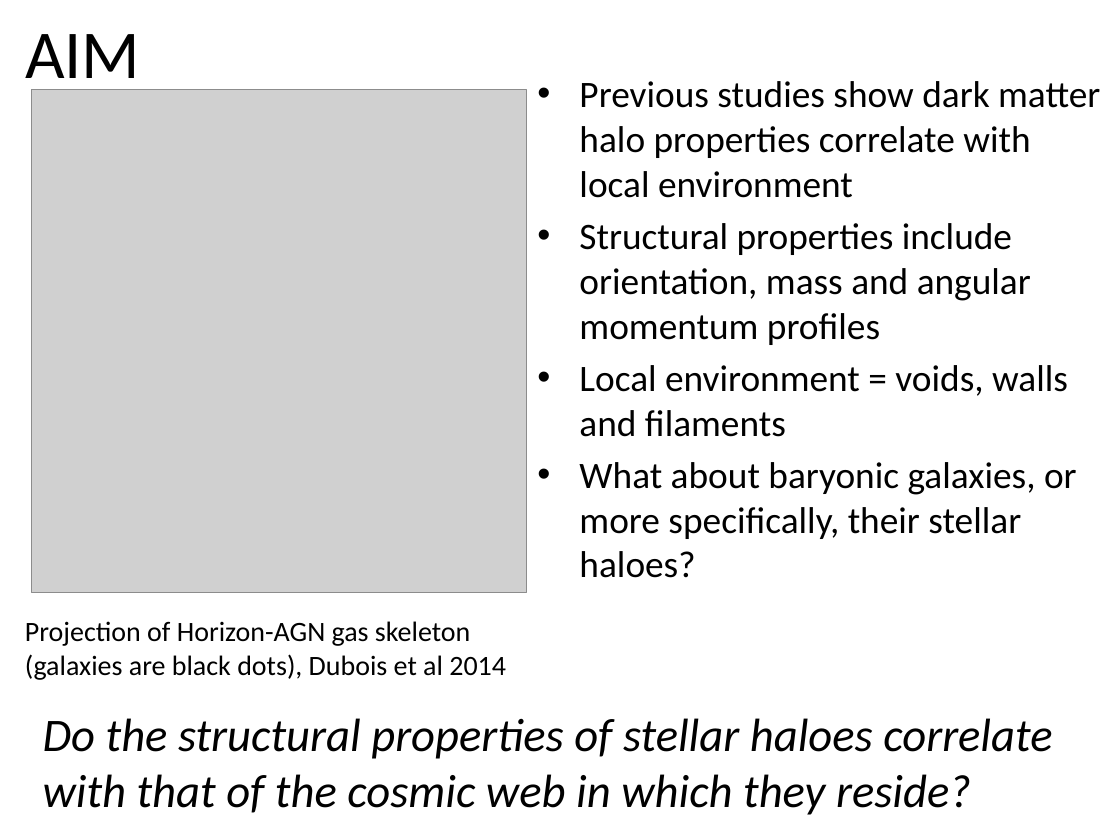
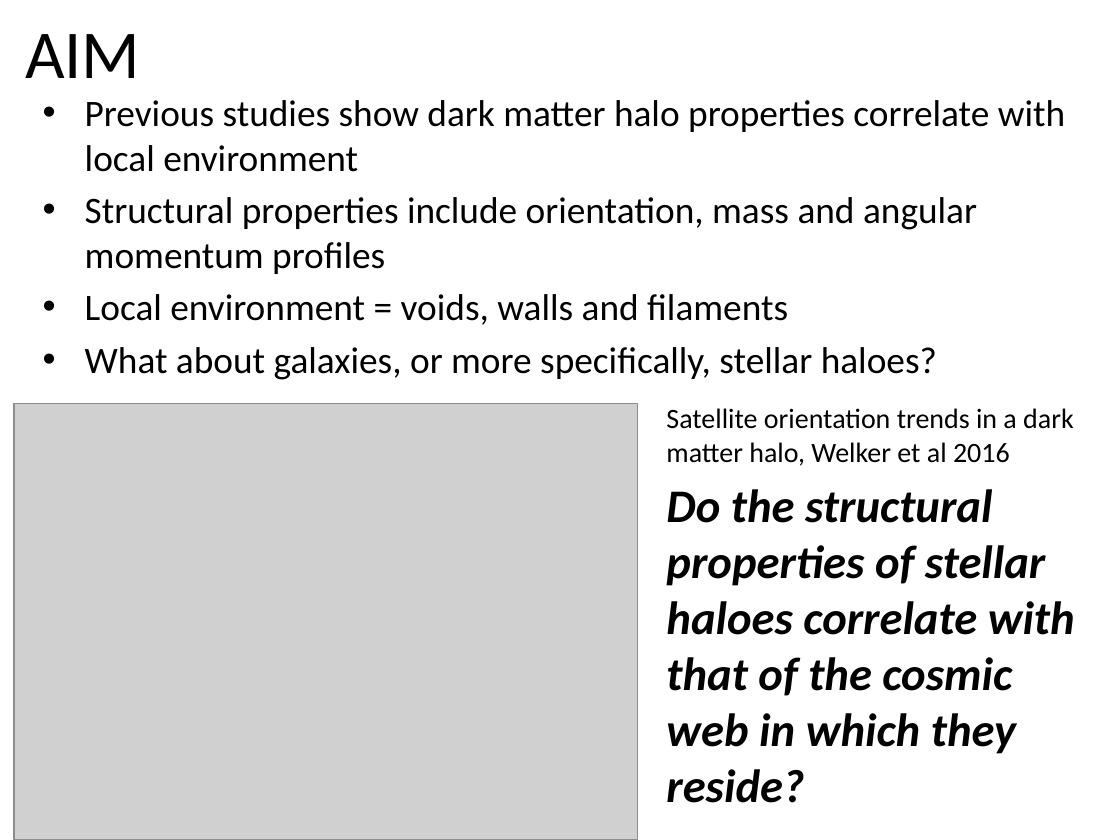
Before and after one commit to emilyhackett/icrar_report, a slide deck: slide 3 of PresentationSlides.pptx. Drawn at 1120x840 pixels with LibreOffice and Linux fonts; fonts in the diff are those of the drawing; grey boxes stand for pictures. Boxes give left, top, right and bottom in pixels: in the first picture for what was removed or moved away, otherwise in the second. Text is boxed around its words. In the diff, an @@ line names an element or a change of style, - is before the commit and + after.

Commit message:
Added conclusion section and talked about stellar halos and radio astronomy in report, updated slides

```diff
--- a/PresentationSlides.pptx
+++ b/PresentationSlides.pptx
@@ text "Previous studies show dark matter ...": place and size @@
-text "Previous studies show dark matter ..." at <box>579,81,1100,539</box>
+text "Previous studies show dark matter ..." at <box>85,100,1065,380</box>
@@ picture removed at <box>31,90,526,592</box> @@
@@ text at <box>85,347,937,380</box>: text changed @@
-• What about baryonic galaxies, or more specifically, their stellar haloes?
+• What about galaxies, or more specifically, stellar haloes?
@@ picture added at <box>13,404,637,840</box> @@
@@ text added at <box>666,408,1074,466</box>, 18 pt, text #000000 @@
+Satellite orientation trends in a dark matter halo, Welker et al 2016
@@ text "Do the structural properties of ...": place and size @@
-text "Do the structural properties of ..." at <box>43,718,1052,815</box>
+text "Do the structural properties of ..." at <box>666,489,1075,803</box>
@@ text "Do the structural properties of ..." at <box>666,489,1075,803</box>: bold on @@
@@ text removed at <box>25,621,506,680</box> @@
-Projection of Horizon-AGN gas skeleton (galaxies are black dots), Dubois et al 2014
```
Also in this commit, not shown: 1 other slide changed, 1 other file.
